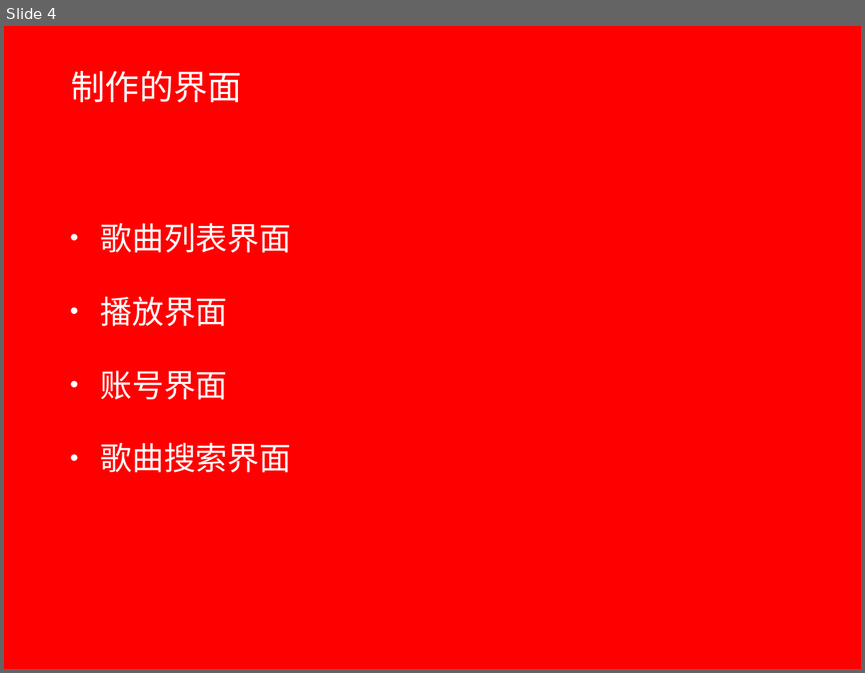
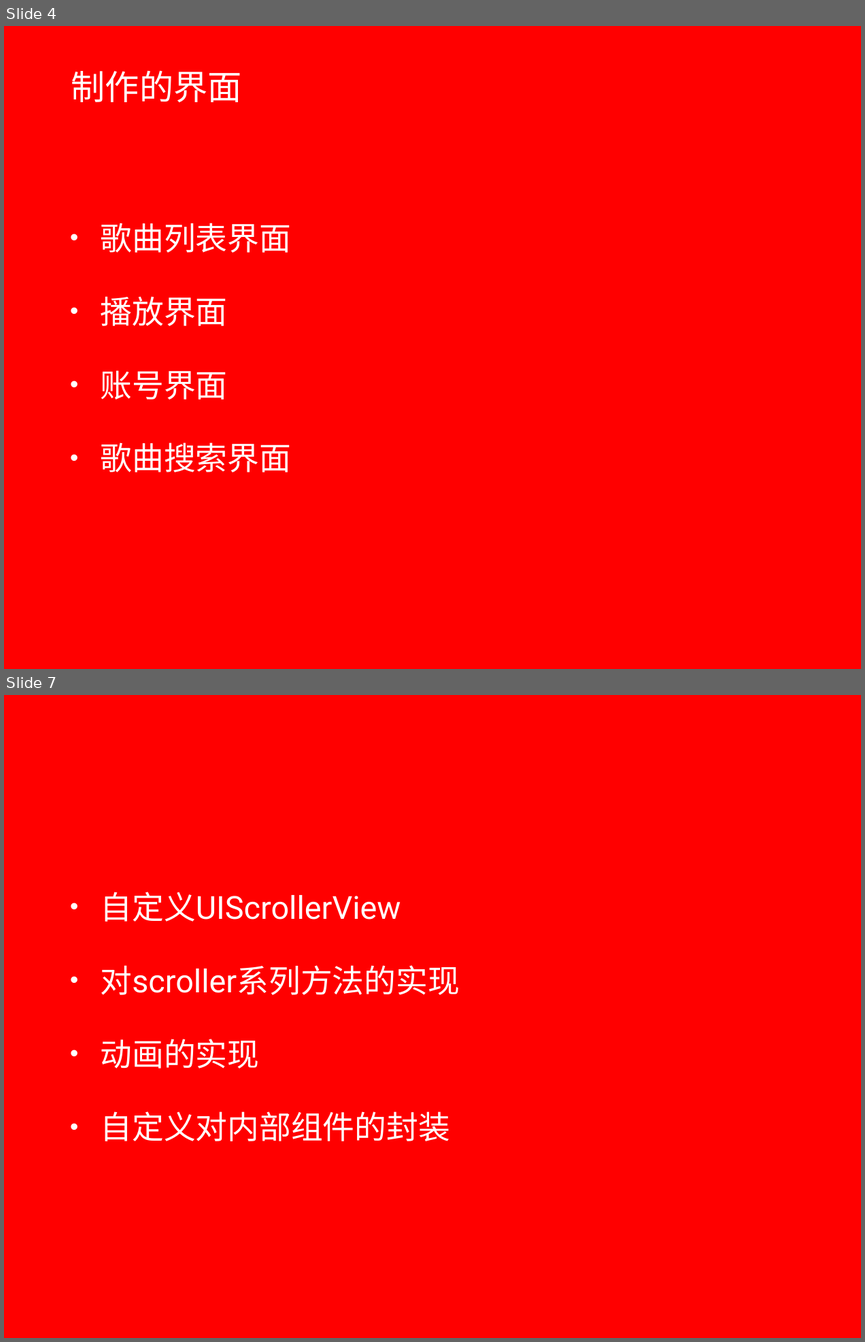
Before and after one commit to blighli/iPhone2015, a slide deck: NB15221李旦/CloudMusic/CloudMusic演示文档.pptx. Shown one above the other, each under a label of ours: slide 4 before the commit, slides 4 and 7 after it; the slides between them are not shown. The pictures are 865x673 and 865x1342 pixels, drawn with LibreOffice and Linux fonts; fonts in the diff are those of the drawing; background and template pictures are left out. Boxes give left, top, right and bottom in pixels: in the first picture for what was removed or moved away, otherwise in the second. Text is boxed around its words. In the diff, an @@ line names an element or a change of style, - is before the commit and + after.

```diff
--- a/NB15221李旦/CloudMusic/CloudMusic演示文档.pptx
+++ b/NB15221李旦/CloudMusic/CloudMusic演示文档.pptx
@@ slide 7 added at (4, 695, 861, 1338), background picture (left out) @@
@@ text added at (101, 892, 460, 1141), 38 pt, text #FFFFFF @@
+• 自定义UIScrollerView
+• 对scroller系列方法的实现
+• 动画的实现
+• 自定义对内部组件的封装
```
Also in this commit, not shown: 1 slide changed, 2 other slides added.
